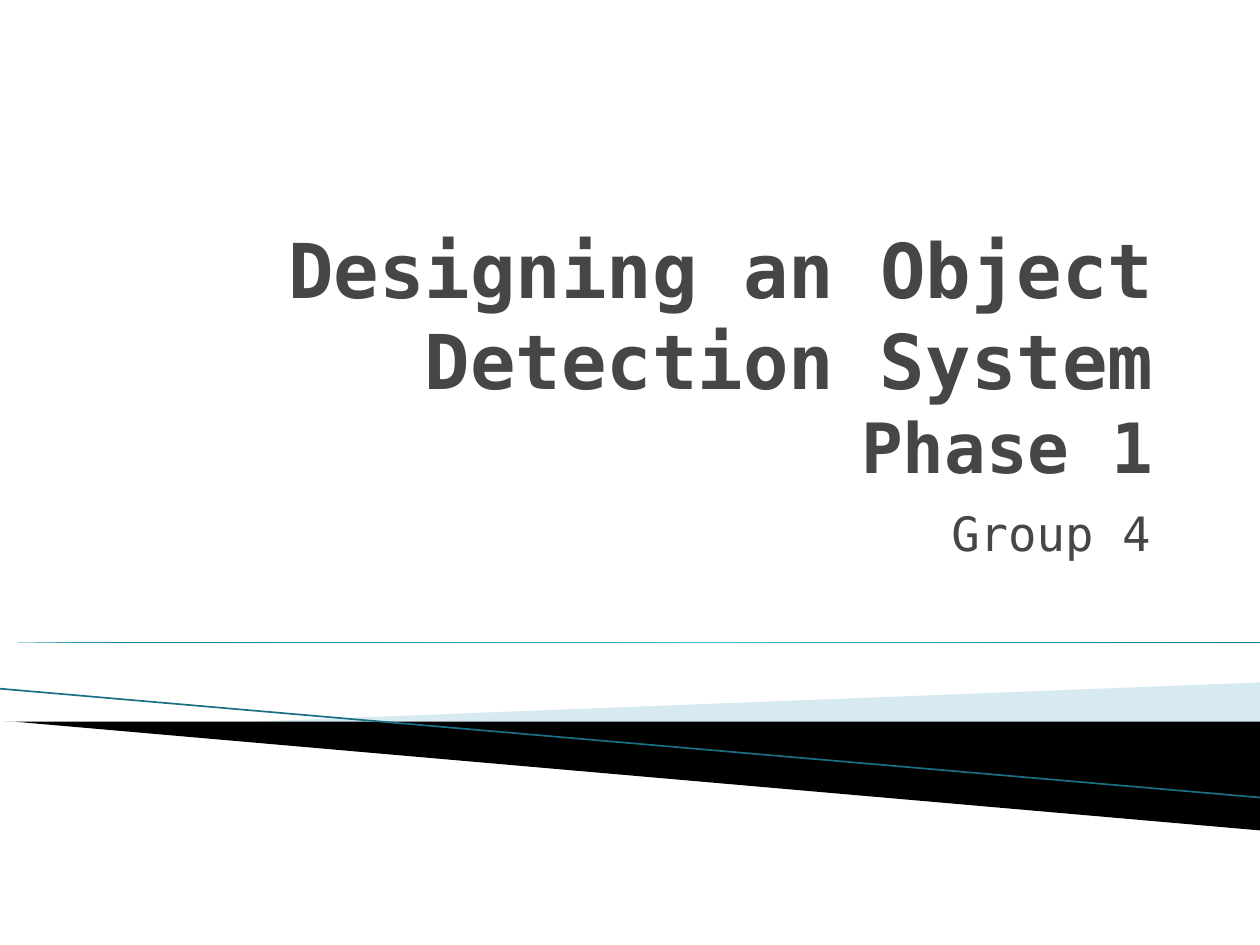
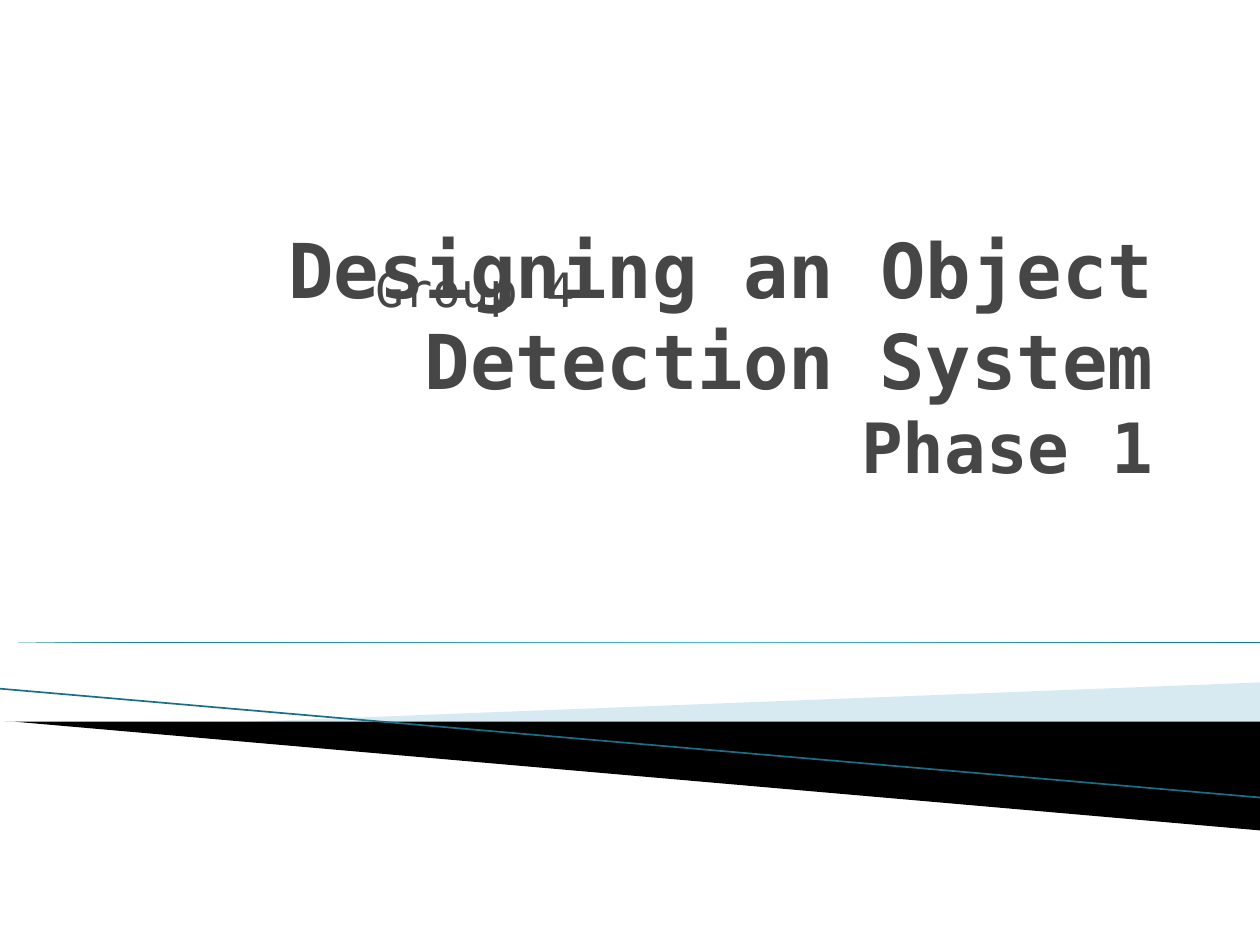
Before and after one commit to nz-Mark-Y/Object-Detection-SoC, a slide deck: slide 1 of documentation/Phase2.pptx. Drawn at 1260x945 pixels with LibreOffice and Linux fonts; fonts in the diff are those of the drawing; background and template pictures are left out. Boxes give left, top, right and bottom in pixels: in the first picture for what was removed or moved away, otherwise in the second. Text is boxed around its words. In the diff, an @@ line names an element or a change of style, - is before the commit and + after.

```diff
--- a/documentation/Phase2.pptx
+++ b/documentation/Phase2.pptx
@@ subtitle "Group 4": place and size @@
-subtitle "Group 4" at box(951, 516, 1150, 561)
+subtitle "Group 4" at box(375, 269, 574, 317)
```
Also in this commit, not shown: 1 other slide changed, 6 other files.
